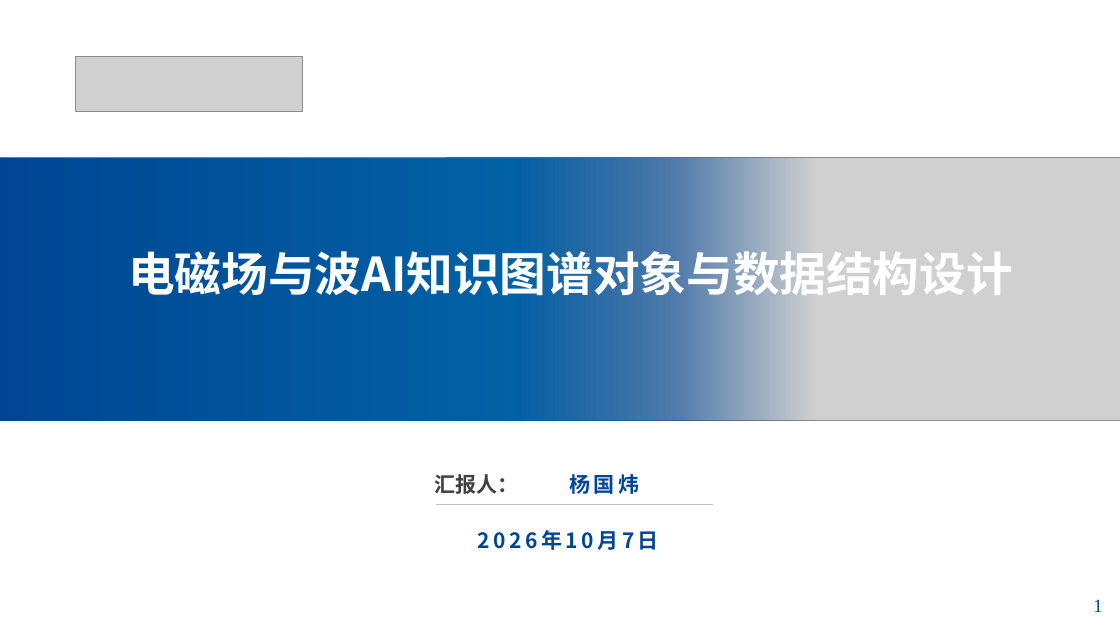
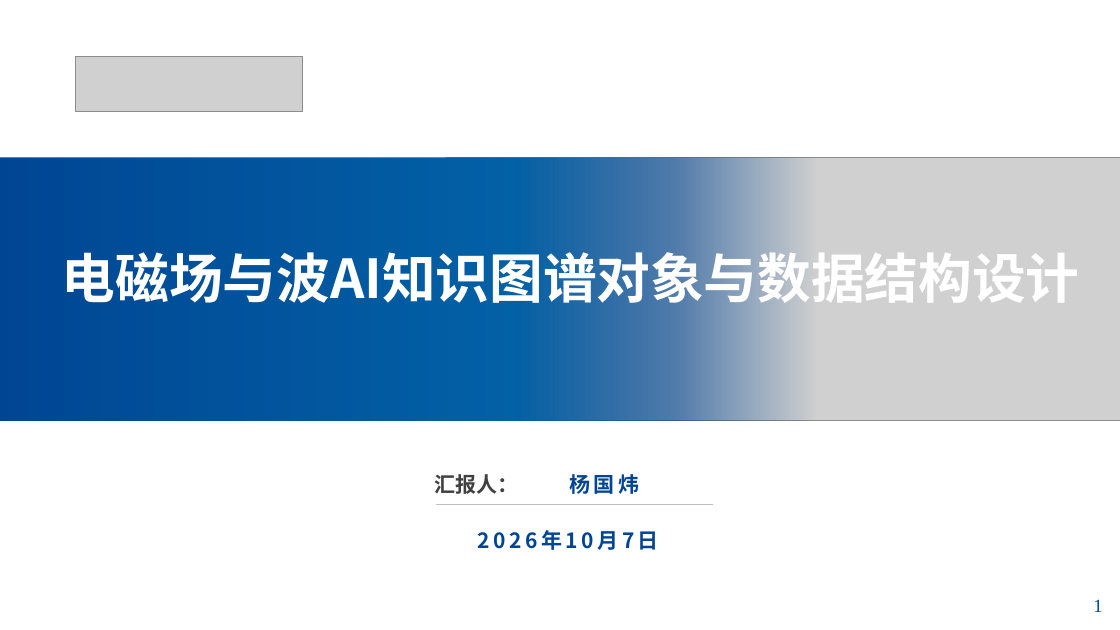
Before and after one commit to yangzz1125/ee-knowledge, a slide deck: slide 1 of reports/data-structure-report/电磁场AI知识图谱汇报-杨国炜-10.7.pptx. Drawn at 1120x630 pixels with LibreOffice and Linux fonts; fonts in the diff are those of the drawing; grey boxes stand for pictures. Boxes give left, top, right and bottom in pixels: in the first picture for what was removed or moved away, otherwise in the second. Text is boxed around its words. In the diff, an @@ line names an element or a change of style, - is before the commit and + after.

```diff
--- a/reports/data-structure-report/电磁场AI知识图谱汇报-杨国炜-10.7.pptx
+++ b/reports/data-structure-report/电磁场AI知识图谱汇报-杨国炜-10.7.pptx
@@ text "电磁场与波AI知识图谱对象与数据结构设计" at (62, 244, 1079, 313): size 40 to 46 pt @@
```
Also in this commit, not shown: 11 other slides changed, 5 other files.
